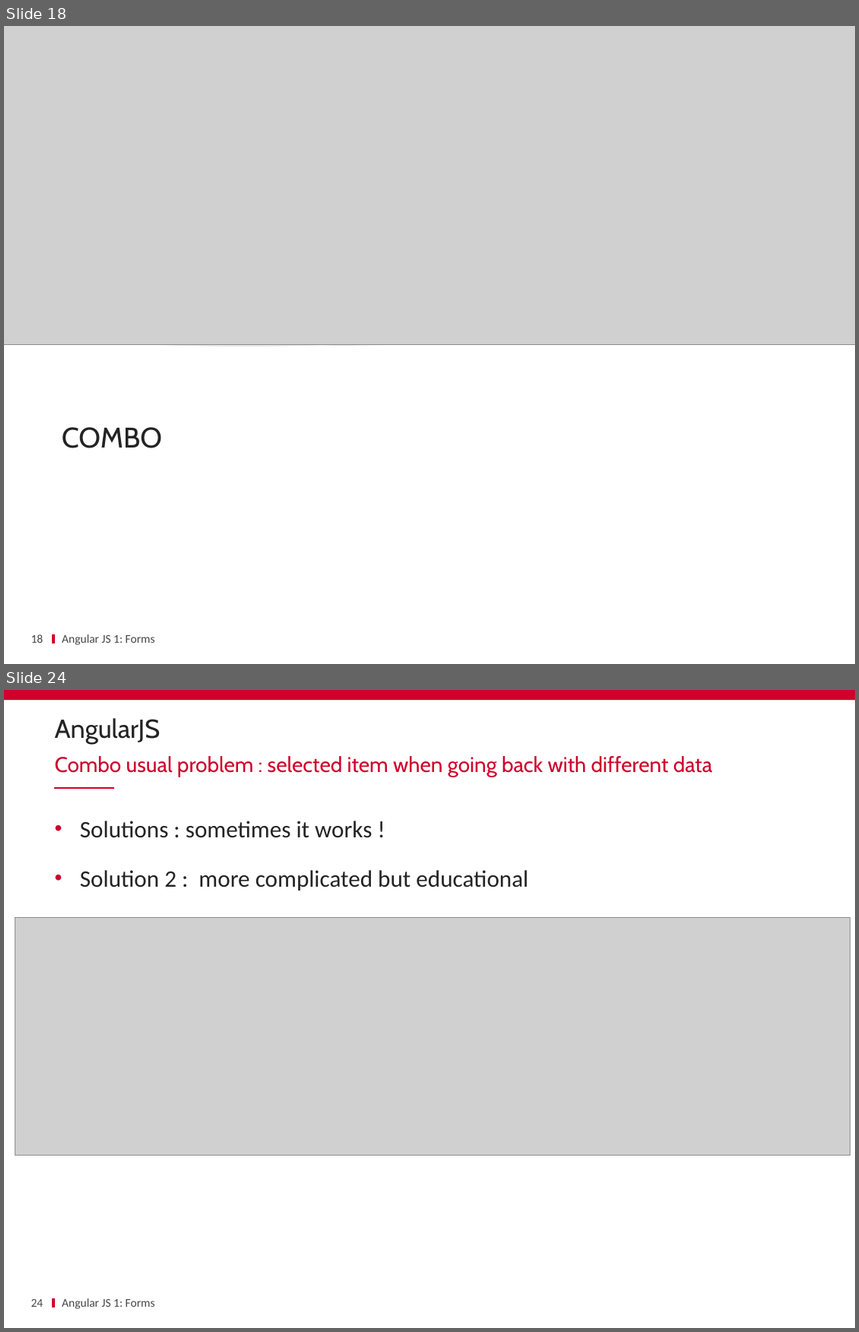
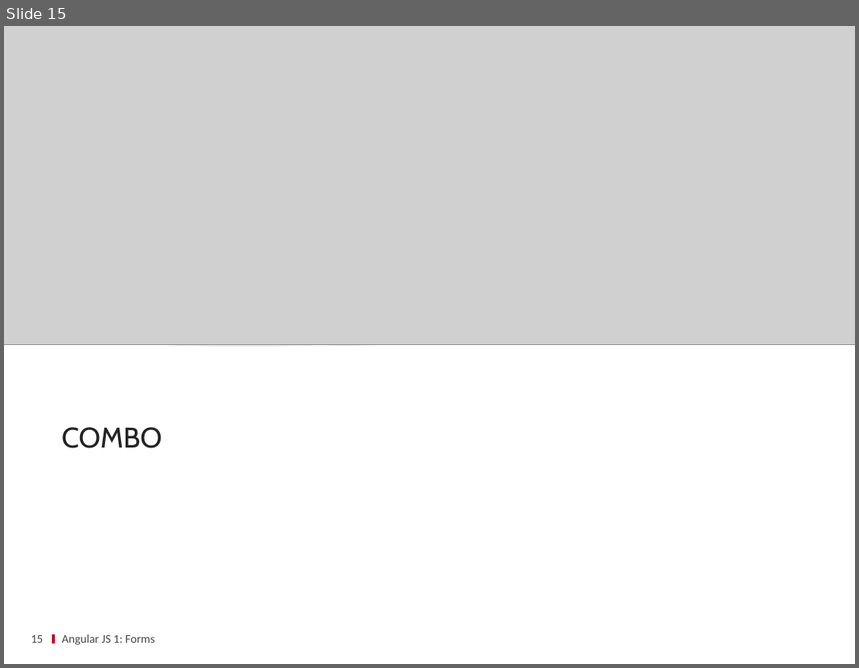
Before and after one commit to ycintre/formation-angularjs, a slide deck: 07 Forms & Validation/Forms & Validation.pptx. Shown one above the other, each under a label of ours: slides 18 and 24 before the commit, slide 15 after it; the slides between them are not shown. The pictures are 859x1332 and 859x668 pixels, drawn with LibreOffice and Linux fonts; fonts in the diff are those of the drawing; grey boxes stand for pictures; background and template pictures are left out. Boxes give left, top, right and bottom in pixels: in the first picture for what was removed or moved away, otherwise in the second. Text is boxed around its words. In the diff, an @@ line names an element or a change of style, - is before the commit and + after.

```diff
--- a/07 Forms & Validation/Forms & Validation.pptx
+++ b/07 Forms & Validation/Forms & Validation.pptx
@@ slide 24 removed at (4,690,855,1328), background #FFFFFF; not listed: 1 template element that a slide beside it also shows @@
@@ rectangle removed at (4,690,855,700) @@
@@ title removed at (55,718,161,744) @@
-AngularJS
@@ text removed at (55,756,713,777) @@
-Combo usual problem : selected item when going back with different data
@@ line removed from (54, 788) to (113, 788) @@
@@ text removed at (80,821,528,891) @@
-• Solutions : sometimes it works !
-• Solution 2 : more complicated but educational
@@ picture removed at (15,917,851,1156) @@
@@ page number removed at (31,1300,44,1307) @@
-24
@@ text removed at (62,1299,155,1309) @@
-Angular JS 1: Forms
@@ what was slide 18 is now slide 15 @@
@@ page number at (31,636,44,643): text changed @@
-18
+15
```
Also in this commit, not shown: 4 slides changed, 7 other slides removed.
